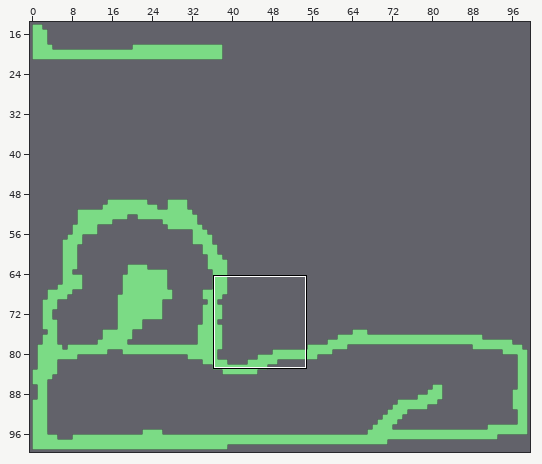
Tiled map: core/assets/map.tmx. Above: a wide view before the commit, with the close-up outlined.
Close-up. Earlier state:
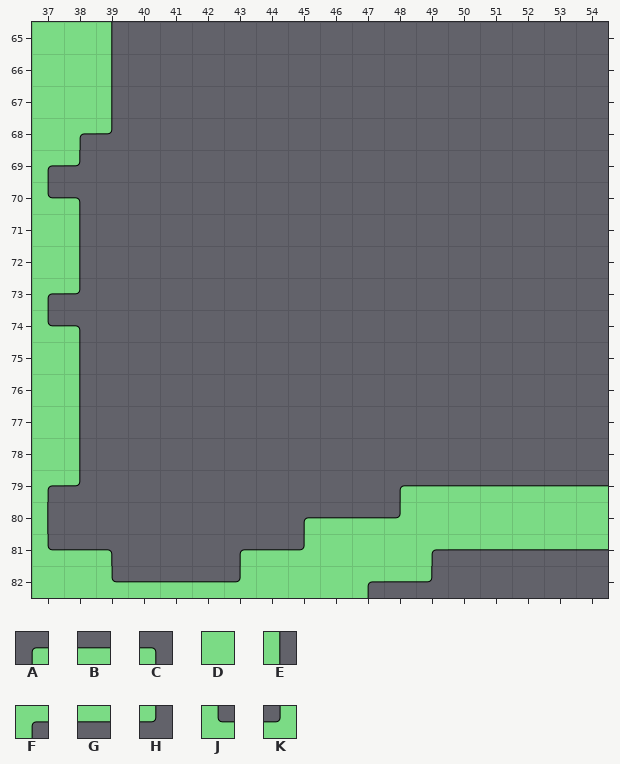
Cells are 32x32 px. Shown: x 37..54, y 65..82. The commit also changed other parts of the map, which this record leaves out.
Key: from "default": A 40, B 41, C 42, D 49, E 50, F 51, G 57, H 58, J 59, K 60.
_ is an empty cell.
Layer "default" before, first column x 37:
65 DDE_______________
66 DDE_______________
67 DDE_______________
68 DFH_______________
69 FH________________
70 JC________________
71 DE________________
72 DE________________
73 FH________________
74 JC________________
75 DE________________
76 DE________________
77 DE________________
78 DE________________
79 FH_________ABBBBBB
80 E_______ABBKDDDDDD
81 JBC___ABKDDDFGGGGG
82 DDJBBBKDDDFGH_____
Once edited:
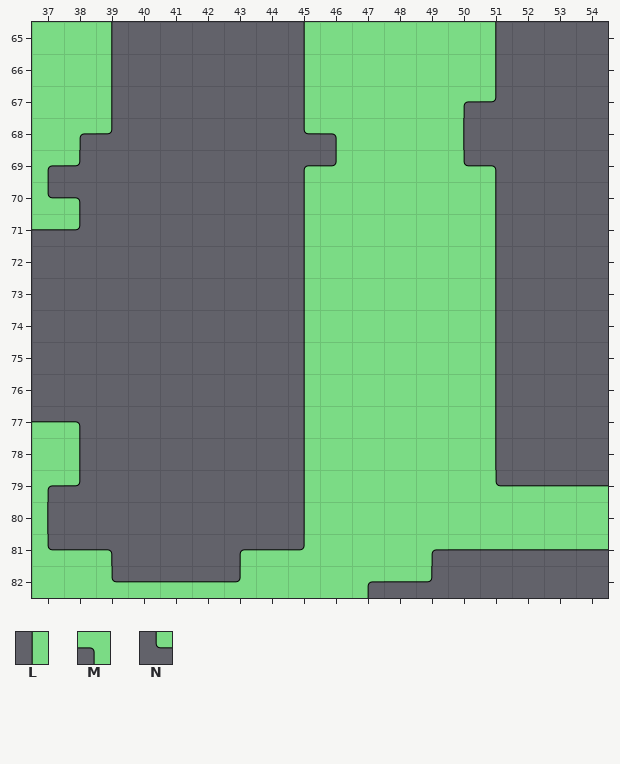
Further tiles: from "default": L 48, M 52, N 56.
Edits made:
Layer "default":
y 65..66: x 45..51 _______ -> LDDDDDE
y 67: x 45..51 _______ -> LDDDDFH
y 68: x 45..50 ______ -> NMDDDE
y 69: x 45..51 _______ -> AKDDDJC
y 70: x 45..51 _______ -> LDDDDDE
y 71: x 37..38 DE -> GH; x 45..51 _______ -> LDDDDDE
y 72: x 37..38 DE -> __; x 45..51 _______ -> LDDDDDE
y 73: x 37..38 FH -> __; x 45..51 _______ -> LDDDDDE
y 74: x 37..38 JC -> __; x 45..51 _______ -> LDDDDDE
y 75..76: x 37..38 DE -> __; x 45..51 _______ -> LDDDDDE
y 77: x 37..38 DE -> BC; x 45..51 _______ -> LDDDDDE
y 78: x 45..51 _______ -> LDDDDDE
y 79: x 45..51 ___ABBB -> LDDDDDJ
y 80: x 45..48 ABBK -> LDDD
Boxes around the changes in both close-ups, in picture pixels (x1, y1, x2, y2):
changed: (303, 22, 500, 522)
changed: (32, 226, 81, 426)
